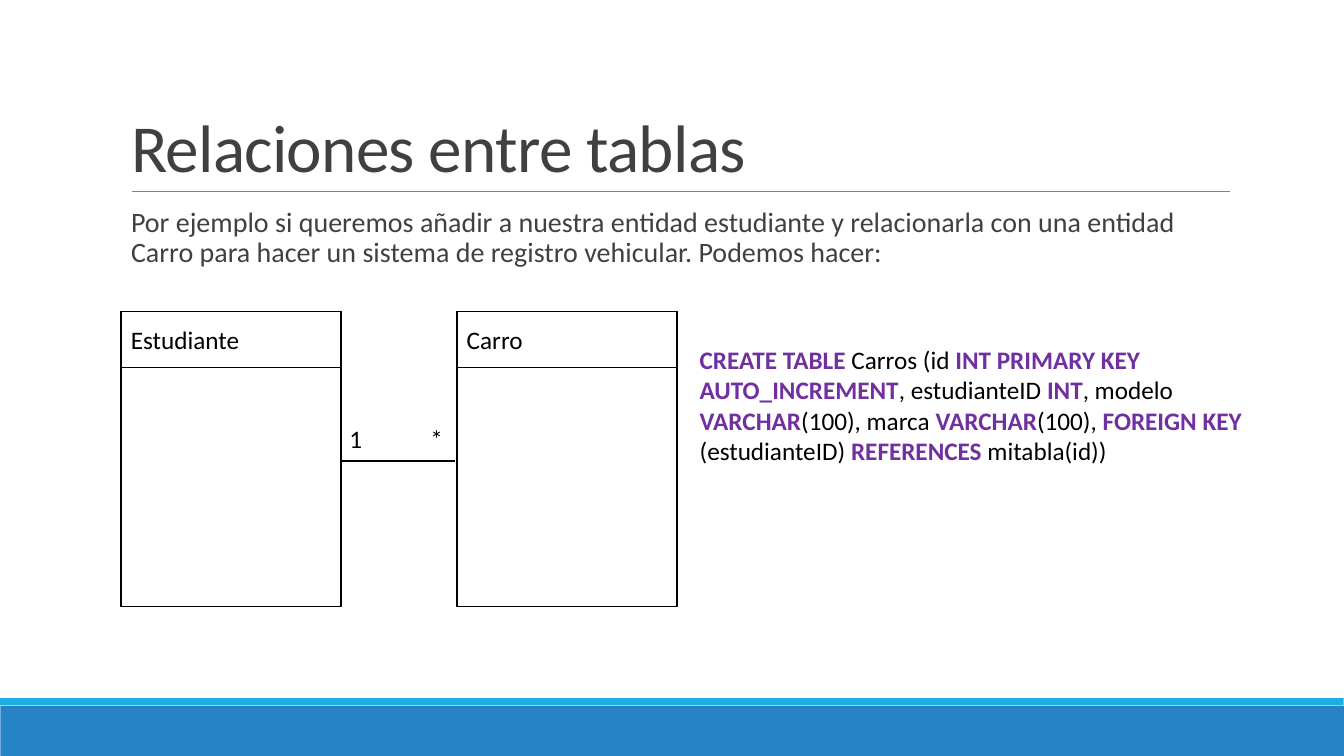
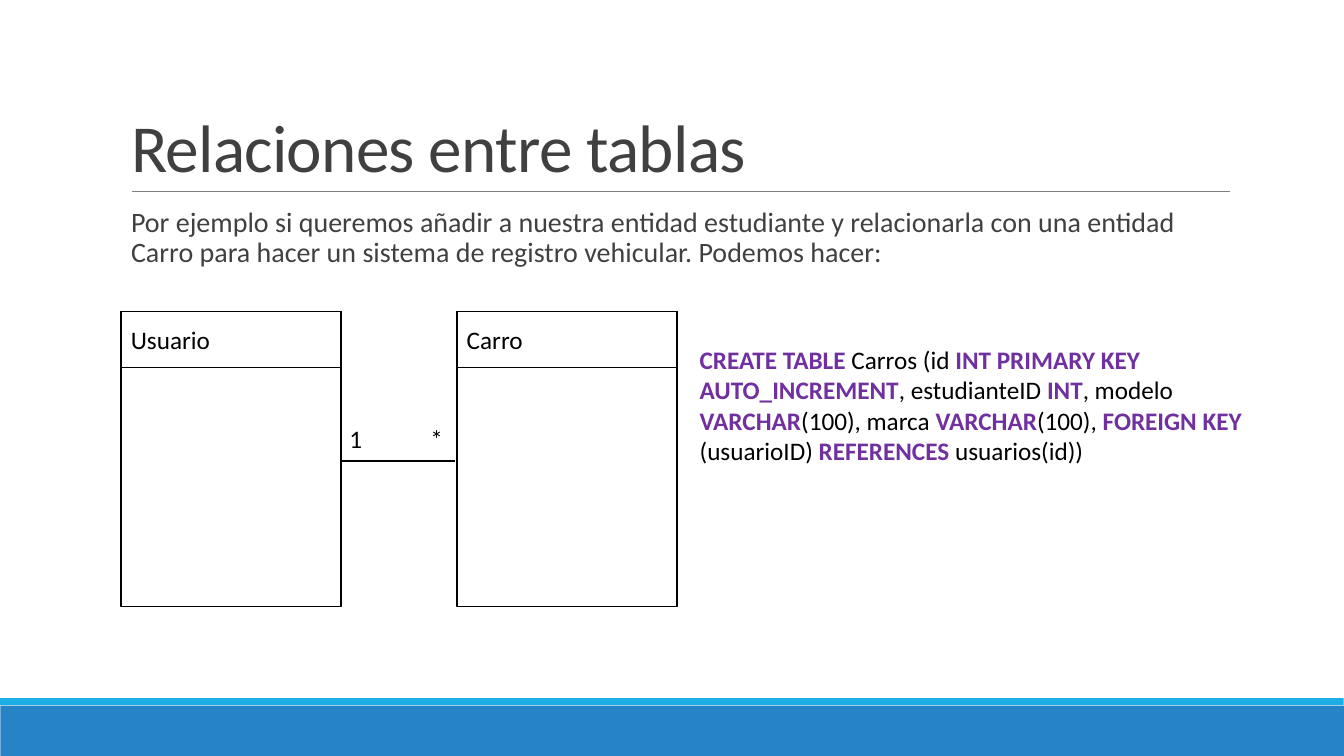
Before and after one commit to Domiciano/PrograRed201, a slide deck: slide 24 of Semana 9/Presentación.pptx (slide 27 before the commit). Drawn at 1344x756 pixels with LibreOffice and Linux fonts; fonts in the diff are those of the drawing. Boxes give left, top, right and bottom in pixels: in the first picture for what was removed or moved away, otherwise in the second. Text is boxed around its words. In the diff, an @@ line names an element or a change of style, - is before the commit and + after.

```diff
--- a/Semana 9/Presentación.pptx
+++ b/Semana 9/Presentación.pptx
@@ text in rectangle at box(131, 331, 210, 350): text changed @@
-Estudiante
+Usuario
@@ text at box(700, 351, 1242, 464): text changed @@
-CREATE TABLE Carros (id INT PRIMARY KEY AUTO_INCREMENT, estudianteID INT, modelo VARCHAR(100), marca VARCHAR(100), FOREIGN KEY (estudianteID) REFERENCES mitabla(id))
+CREATE TABLE Carros (id INT PRIMARY KEY AUTO_INCREMENT, estudianteID INT, modelo VARCHAR(100), marca VARCHAR(100), FOREIGN KEY (usuarioID) REFERENCES usuarios(id))
```
Also in this commit, not shown: 5 other slides changed, 5 slides added, 8 slides removed.
